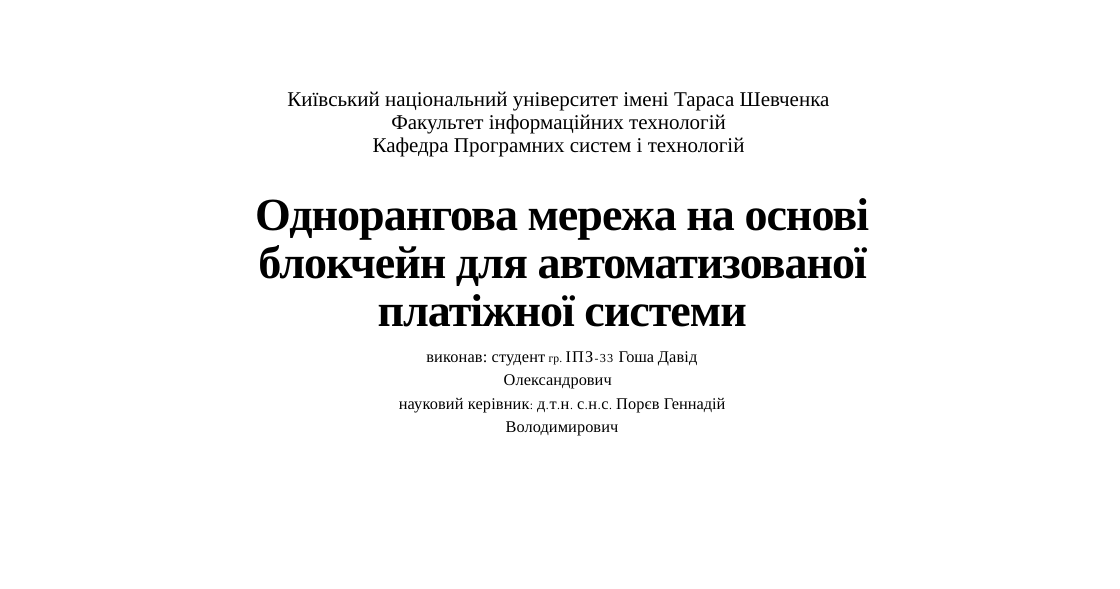
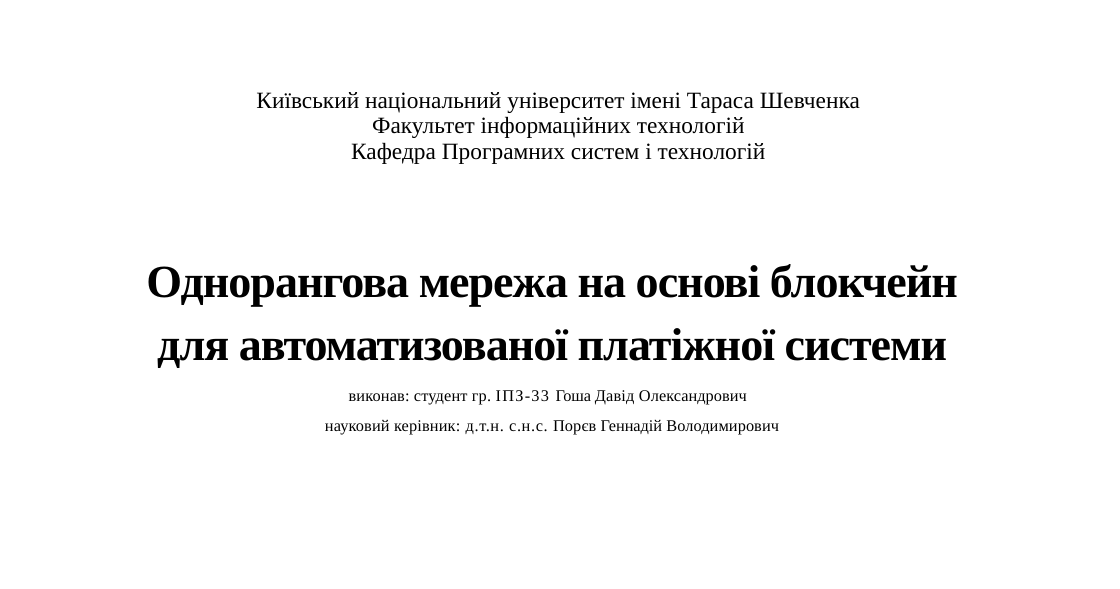
Before and after one commit to Sunr1s/BlockChain, a slide deck: slide 1 of blokchejn-platforma-dlya-avtomatizovanoyi-platizhnoyi-sistemi-zahist-zvitu-z-tehnologichnoyi-praktiki-2023-5-30-16-16-39.pptx. Drawn at 1120x589 pixels with LibreOffice and Linux fonts; fonts in the diff are those of the drawing. Boxes give left, top, right and bottom in pixels: in the first picture for what was removed or moved away, otherwise in the second. Text is boxed around its words. In the diff, an @@ line names an element or a change of style, - is before the commit and + after.

```diff
--- a/blokchejn-platforma-dlya-avtomatizovanoyi-platizhnoyi-sistemi-zahist-zvitu-z-tehnologichnoyi-praktiki-2023-5-30-16-16-39.pptx
+++ b/blokchejn-platforma-dlya-avtomatizovanoyi-platizhnoyi-sistemi-zahist-zvitu-z-tehnologichnoyi-praktiki-2023-5-30-16-16-39.pptx
@@ text "Київський національний університет імені Тараса ..." at [256,92,860,164]: size 18 to 20 pt @@
@@ title "Однорангова мережа на основі блокчейн ...": place and size @@
-title "Однорангова мережа на основі блокчейн ..." at [255,198,870,436]
+title "Однорангова мережа на основі блокчейн ..." at [146,264,958,435]
@@ title "Однорангова мережа на основі блокчейн ..." at [146,264,958,435]: size 10 to 14 pt in "гр. ІПЗ-33 керівник: д.т.н. с.н.с."; size 10.5 to 14 pt in "ІПЗ-33"; line spacing 0.88 to 1.15; line spacing 1.21 to 1.5 @@
```
Also in this commit, not shown: 6 other slides changed, 3 slides added, 8 other files.
